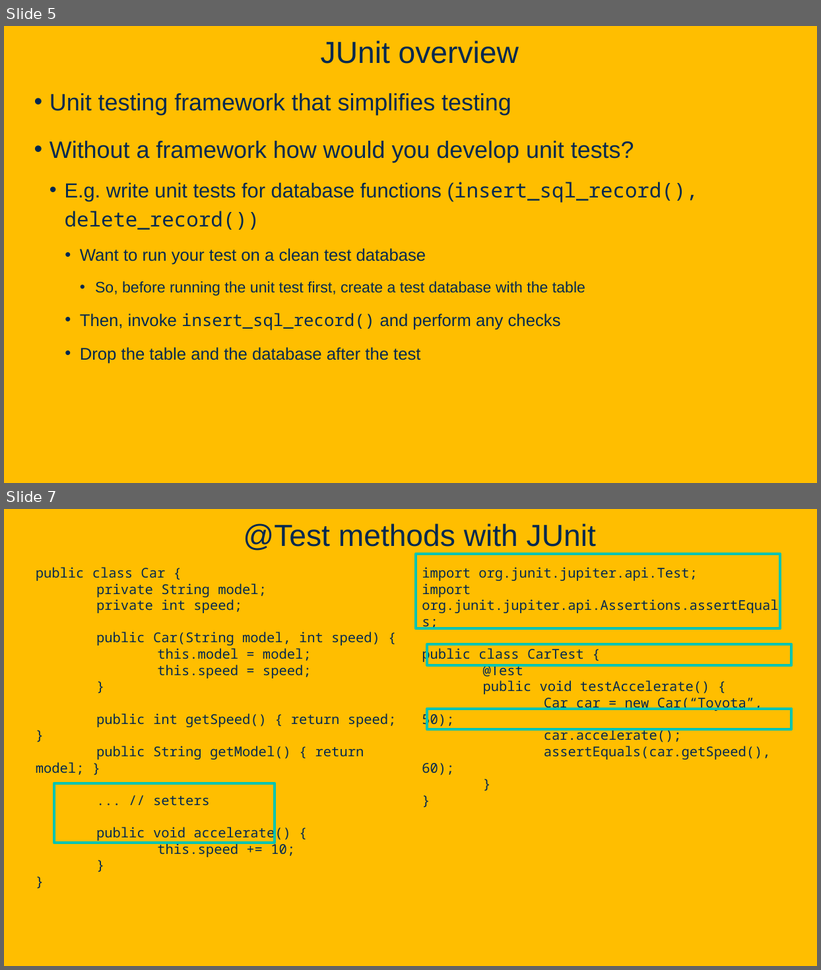
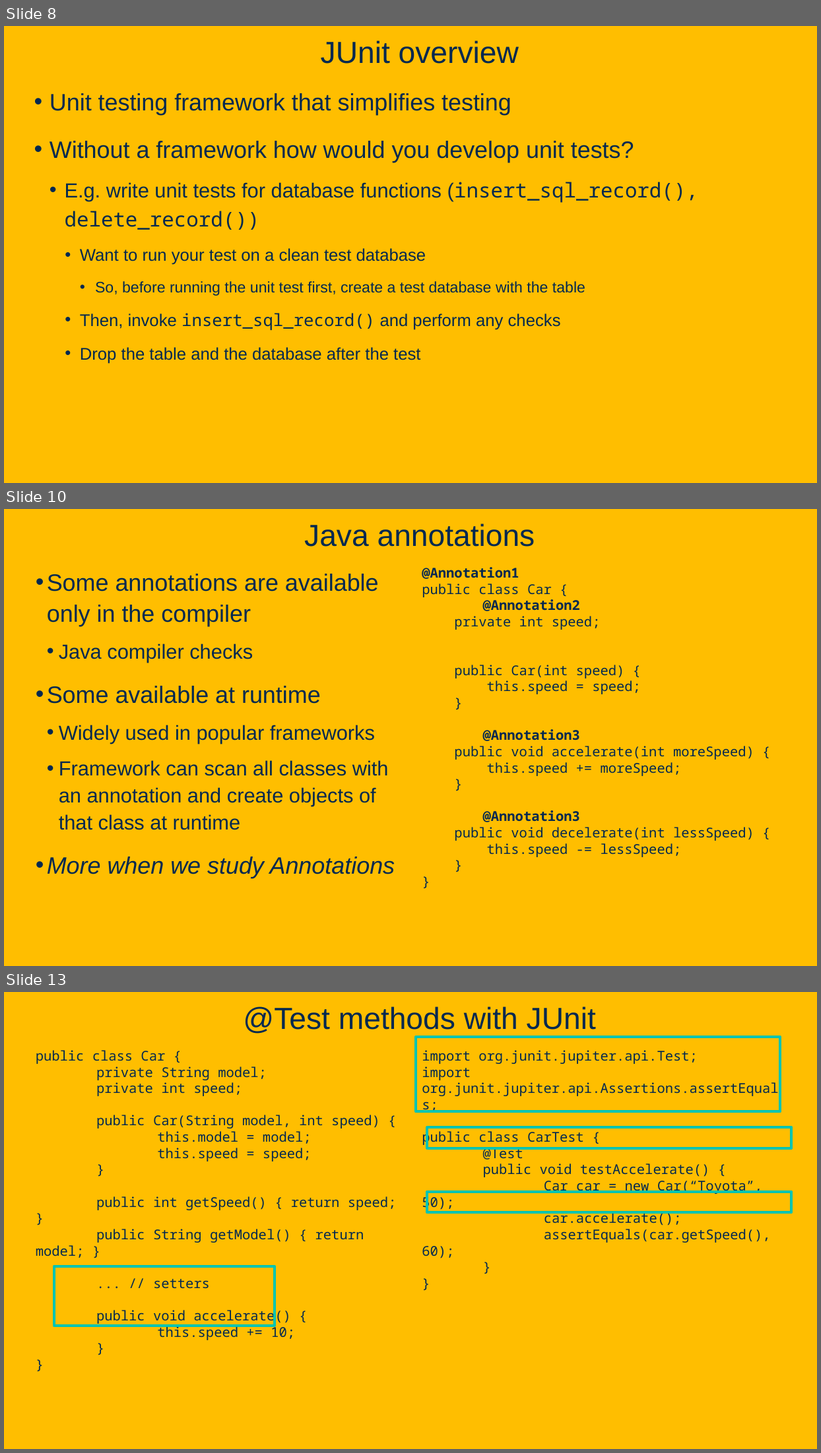
Before and after one commit to davsec-teaching/ECS160-Winter2025, a slide deck: slides/4_unit_testing_mocking_frameworks_CI.pptx. Shown one above the other, each under a label of ours: slides 5 and 7 before the commit, slides 8, 10 and 13 after it; the slides between them are not shown. The pictures are 821x970 and 821x1453 pixels, drawn with LibreOffice and Linux fonts; fonts in the diff are those of the drawing; background and template pictures are left out. Boxes give left, top, right and bottom in pixels: in the first picture for what was removed or moved away, otherwise in the second. Text is boxed around its words. In the diff, an @@ line names an element or a change of style, - is before the commit and + after.

```diff
--- a/slides/4_unit_testing_mocking_frameworks_CI.pptx
+++ b/slides/4_unit_testing_mocking_frameworks_CI.pptx
@@ slide 10 added at bbox=[4, 509, 817, 966], background picture (left out) @@
@@ title added at bbox=[304, 524, 535, 547], 36 pt, text #022850 @@
+Java annotations
@@ text added at bbox=[422, 567, 754, 857], 16 pt, text #022850 @@
+@Annotation1
+public class Car {
+@Annotation2
+private int speed;
+public Car(int speed) {
+this.speed = speed;
+}
+@Annotation3
+public void accelerate(int moreSpeed) {
+this.speed += moreSpeed;
+}
+@Annotation3
+public void decelerate(int lessSpeed) {
+this.speed -= lessSpeed;
+}
+}
@@ text added at bbox=[47, 574, 395, 879], 24 pt, text #022850 @@
+• Some annotations are available only in the compiler
+  • Java compiler checks
+• Some available at runtime
+  • Widely used in popular frameworks
+  • Framework can scan all classes with an annotation and create objects of that class at runtime
+• More when we study Annotations
@@ what was slide 5 is now slide 8 @@
@@ what was slide 7 is now slide 13 @@
```
Also in this commit, not shown: 5 slides changed, 12 other slides added.
